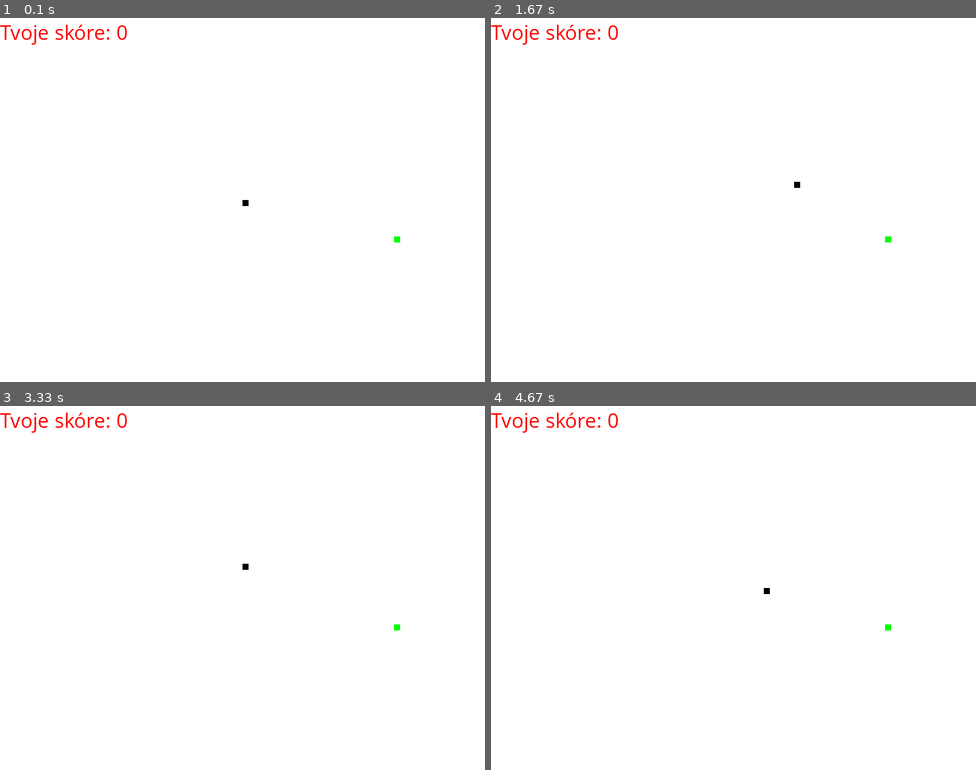
Above: before the commit, frames 1-4 (two rows, left to right).
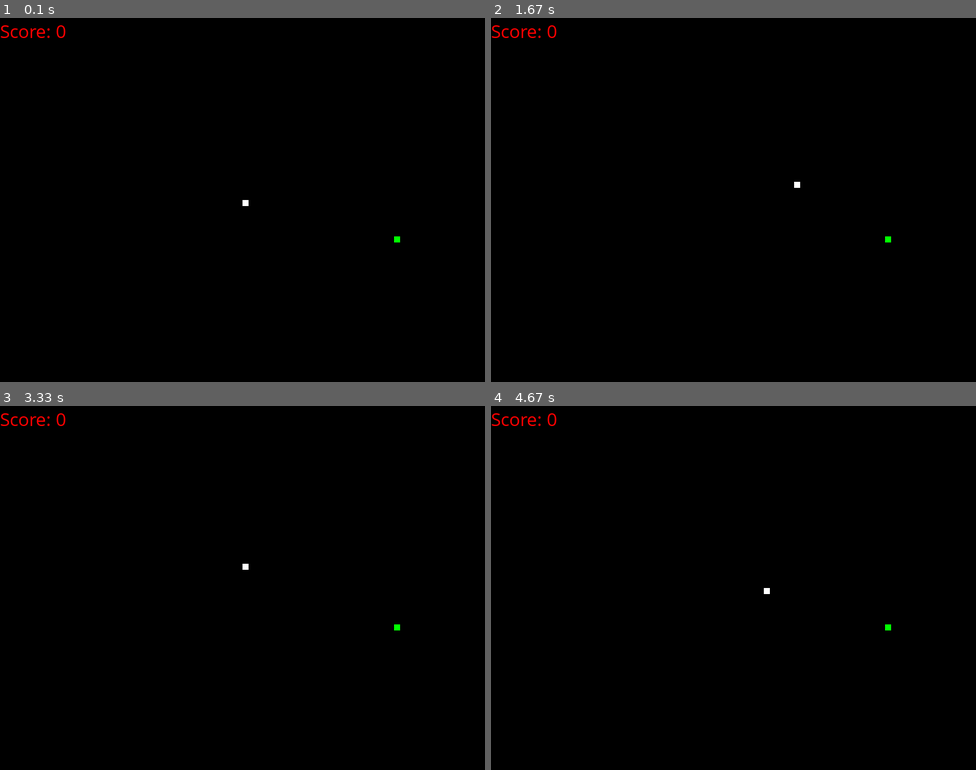
Above: after the commit, the same moments.

Repository: VeverkaSK/Python_II.AE
Game: pygame game, started from pygameSnake.py
Same seed, same stepped clock (60 frames per second), same inputs: the game is played once before the commit and once after it.
Inputs:
- Up to frame 1 (0.1 s): no input
- Up to frame 2 (1.67 s): hold Right 0.33-0.8 s; hold Up 0.83-1.13 s; hold Right 1.17-1.63 s
- Up to frame 3 (3.33 s): hold Left 1.67-2.2 s; hold Down 2.23-2.53 s; hold Left 2.57-2.97 s; hold Up from 3 s (still down)
- Up to frame 4 (4.67 s): release Up at 3.37 s; hold Right 3.4-4.03 s; hold Down 4.07-4.43 s; hold Left from 4.47 s (still down)

The runs differ from the first frame. In frame 1, 100% of the frame differs, in the area x 0-100%, y 0-100%; in frame 2, 100%; in frame 3, 100%; in frame 4, 100%.

Commit message:
Add files via upload

Diff:
--- a/pygameSnake.py
+++ b/pygameSnake.py
@@ -1,5 +1,4 @@
 import pygame
-import time
 import random
 
 pygame.init()
@@ -27,18 +26,18 @@
 clock = pygame.time.Clock()
 snakeSpeed = 10
 
-font = pygame.font.SysFont("comicsansms", 50)
-skoreFont = pygame.font.SysFont("comicsansms", 35)
+font = pygame.font.SysFont("comicsansms", 32)
+skoreFont = pygame.font.SysFont("comicsansms", 32)
 
 
 def skore(skore):
-    value = skoreFont.render("Tvoje skóre: " + str(skore), True, red)
+    value = skoreFont.render("Score: " + str(skore), True, red)
     dis.blit(value, [0, 0])
 
 
 def mSnake(snakeSq, snakeL):
     for x in snakeL:
-        pygame.draw.rect(dis, black, [x[0], x[1], snakeSq, snakeSq])
+        pygame.draw.rect(dis, white, [x[0], x[1], snakeSq, snakeSq])
 
 
 def message(msg, color):
@@ -64,10 +63,10 @@
 
     while not gameOver:
         while gameClose == True:
-            dis.fill(white)
-            message("Prehral si!", red)
+            dis.fill(black)
+            text = font.render("Prehral si! Q = Quit | C = Again", True, red)
+            dis.blit(text, (text.get_rect(center=(dis_width / 2, dis_height / 2))))
             skore(snakeD - 1)
-            pygame.display.set_caption('Q = Pre vypnutie | C = Znovu')
             pygame.display.update()
 
             for event in pygame.event.get():
@@ -100,7 +99,7 @@
 
         x1 += x1c
         y1 += y1c
-        dis.fill(white)
+        dis.fill(black)
 
 
         pygame.draw.rect(dis, green, [fx, fy, snakeSq, snakeSq])
@@ -108,7 +107,7 @@
         snakeH.append(x1)
         snakeH.append(y1)
         snakeL.append(snakeH)
-        print("fx:", fx, "| fy:", fy, "| x1:", x1, "| y1:", y1)
+        # print("fx:", fx, "| fy:", fy, "| x1:", x1, "| y1:", y1)
 
         if len(snakeL) > snakeD:
             del snakeL[0]
@@ -126,7 +125,6 @@
             fx = round(random.randrange(0, dis_width - snakeSq) / 10.0) * 10.0
             fy = round(random.randrange(0, dis_height - snakeSq) / 10.0) * 10.0
             snakeD += 1
-
         clock.tick(snakeSpeed)
 
     pygame.quit()
Not shown, changed: pygameSnake.exe
